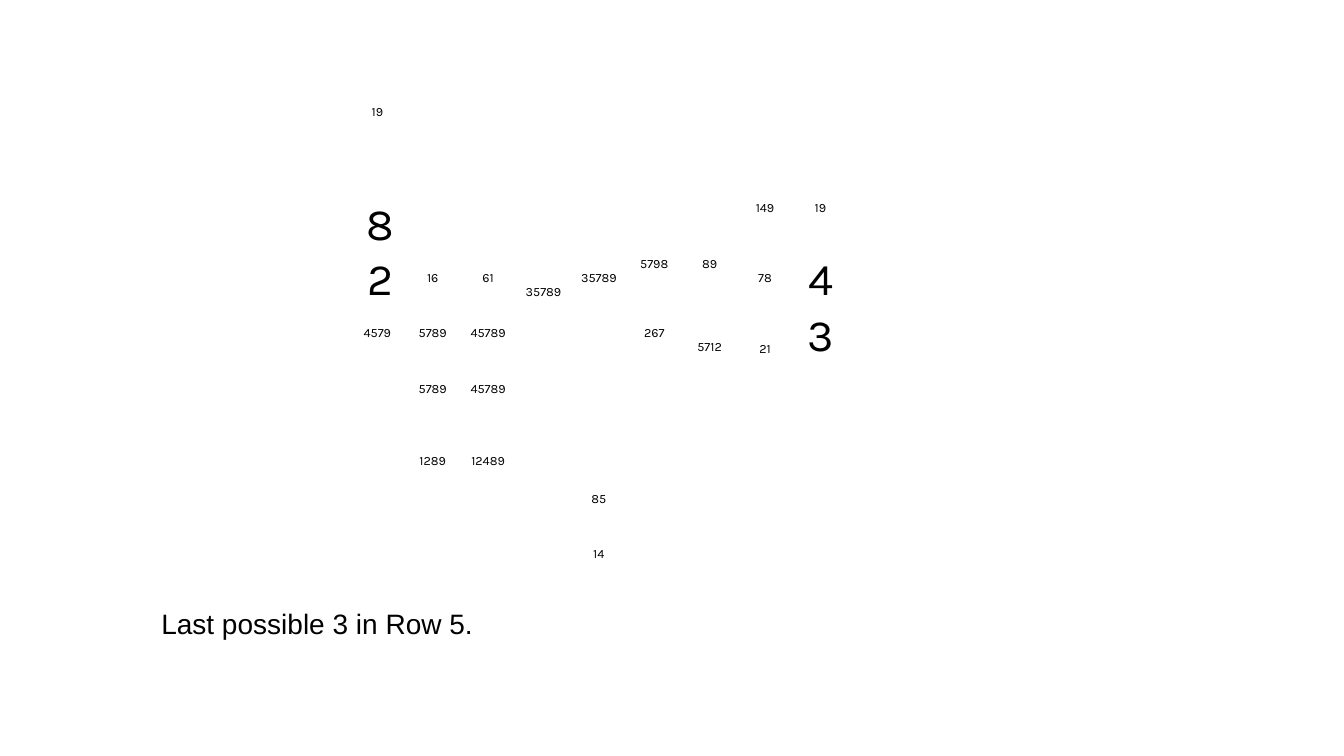
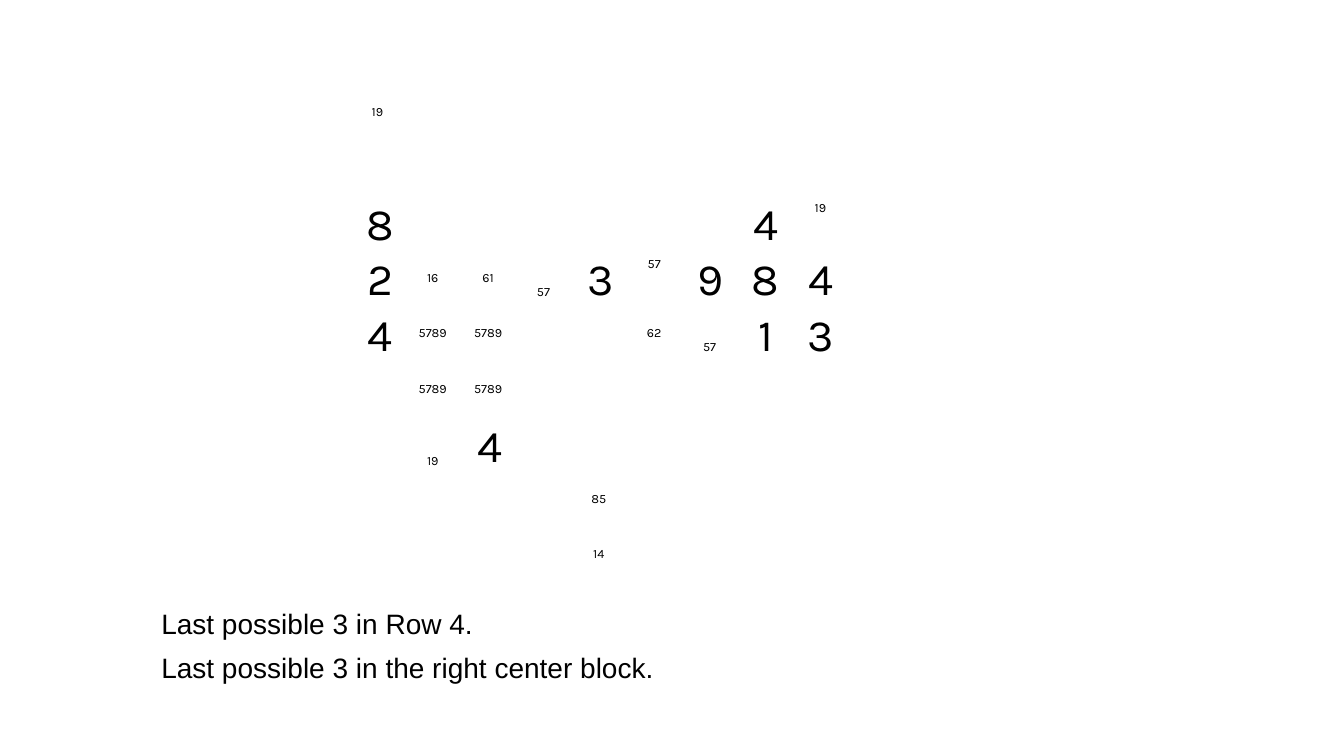
Before and after one commit to jhardis/WSJ_Number_Puzzles, a slide deck: slide 18 of 20260822_2.pptx (slide 15 before the commit). Drawn at 1344x756 pixels with LibreOffice and Linux fonts; fonts in the diff are those of the drawing; background and template pictures are left out. Boxes give left, top, right and bottom in pixels: in the first picture for what was removed or moved away, otherwise in the second. Text is boxed around its words. In the diff, an @@ line names an element or a change of style, - is before the commit and + after.

```diff
--- a/20260822_2.pptx
+++ b/20260822_2.pptx
@@ text removed at (756,204,775,212) @@
-149
@@ text at (753,211,778,240): text changed; size 9 to 32 pt @@
-89
+4
@@ text added at (587,266,613,296), 32 pt, text #000000 @@
+3
@@ text at (648,260,661,268): text changed @@
-5798
+57
@@ text added at (698,266,724,296), 32 pt, text #000000 @@
+9
@@ text added at (752,266,780,296), 32 pt, text #000000 @@
+8
@@ text at (537,288,550,296): text changed @@
-35789
+57
@@ text removed at (581,274,617,282) @@
-35789
@@ text removed at (758,274,772,282) @@
-78
@@ text removed at (364,329,391,337) @@
-4579
@@ text added at (368,322,393,351), 32 pt, text #000000 @@
+4
@@ text at (474,329,502,337): text changed @@
-45789
+5789
@@ text at (647,329,661,337): text changed @@
-267
+62
@@ text added at (758,322,773,351), 32 pt, text #000000 @@
+1
@@ text at (703,343,716,351): text changed @@
-5712
+57
@@ text removed at (759,345,770,353) @@
-21
@@ text at (474,385,502,393): text changed @@
-45789
+5789
@@ text added at (478,433,503,462), 32 pt, text #000000 @@
+4
@@ text at (427,457,438,465): text changed @@
-1289
+19
@@ text removed at (471,457,505,465) @@
-12489
@@ text at (161,613,653,683): text changed @@
-Last possible 3 in Row 5.
+Last possible 3 in Row 4.
+Last possible 3 in the right center block.
```
Also in this commit, not shown: 31 other slides changed, 8 slides added, 29 slides removed.
